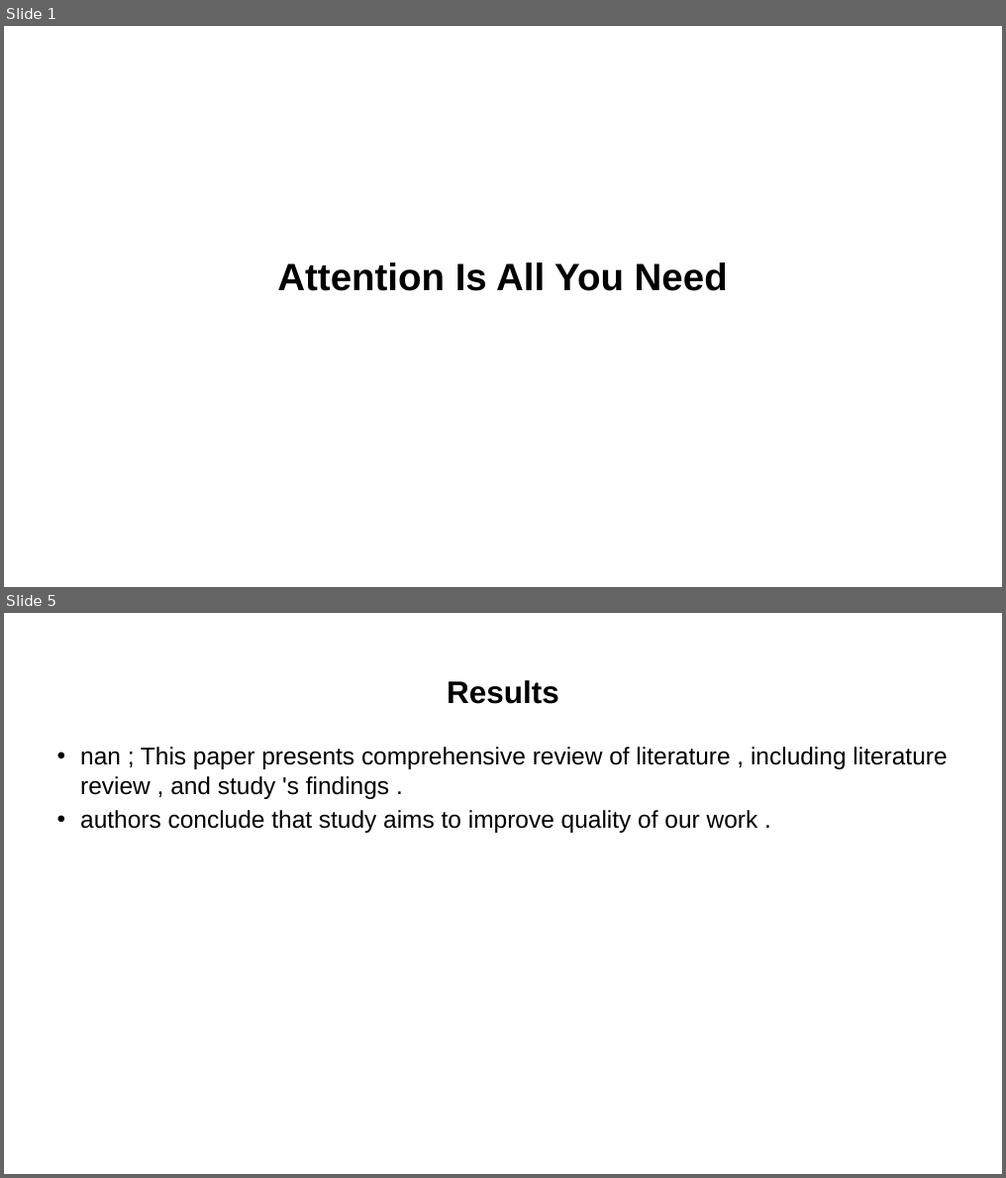
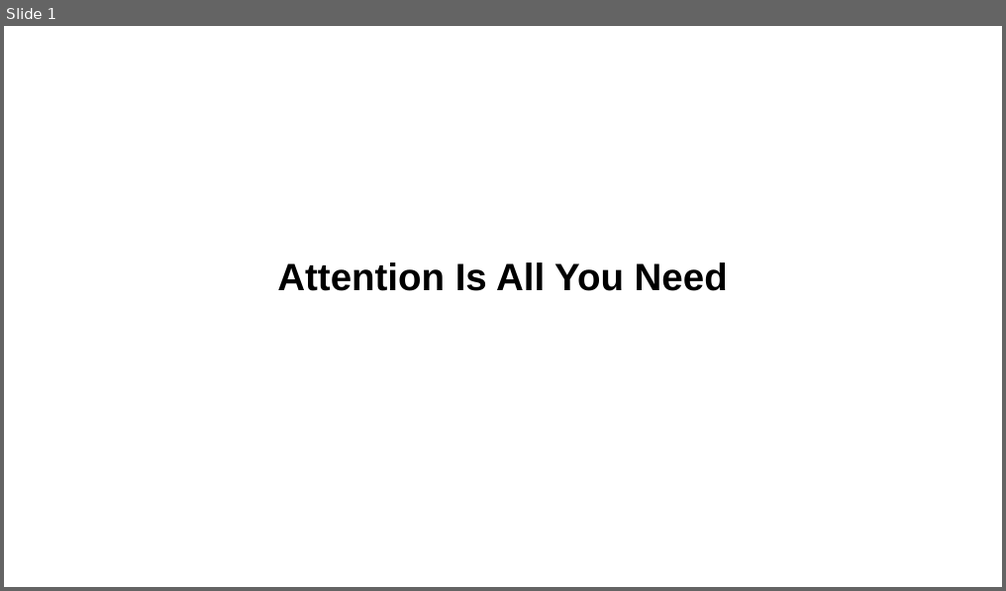
Before and after one commit to BidhanAcharya/Front-end, a slide deck: slides/Attention Is All You Need.pptx. Shown one above the other, each under a label of ours: slides 1 and 5 before the commit, slide 1 after it; the slides between them are not shown. The pictures are 1006x1178 and 1006x591 pixels, drawn with LibreOffice and Linux fonts; fonts in the diff are those of the drawing. Boxes give left, top, right and bottom in pixels: in the first picture for what was removed or moved away, otherwise in the second. Text is boxed around its words. In the diff, an @@ line names an element or a change of style, - is before the commit and + after.

```diff
--- a/slides/Attention Is All You Need.pptx
+++ b/slides/Attention Is All You Need.pptx
@@ slide 5 removed at [4, 613, 1002, 1174], background #FFFFFF @@
@@ title removed at [447, 680, 559, 704] @@
-Results
@@ text removed at [80, 747, 946, 833] @@
-• nan ; This paper presents comprehensive review of literature , including literature review , and study 's findings .
-• authors conclude that study aims to improve quality of our work .
```
Also in this commit, not shown: 4 slides changed, 1 slide added, 5 other files.
